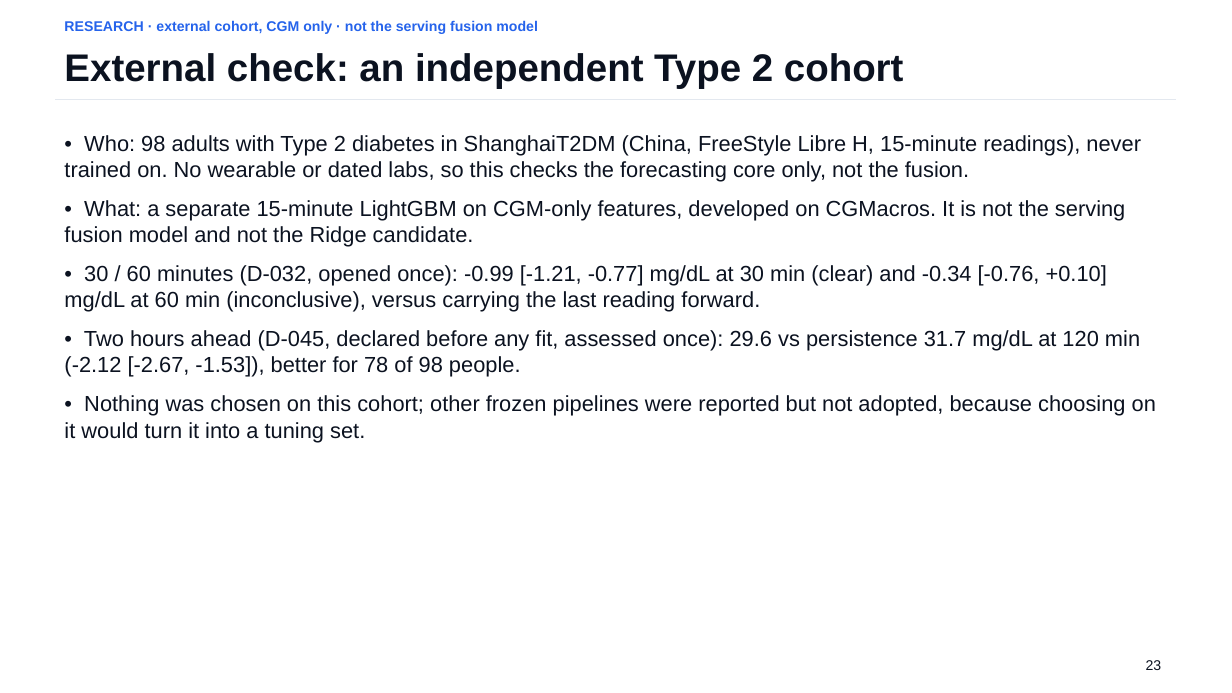
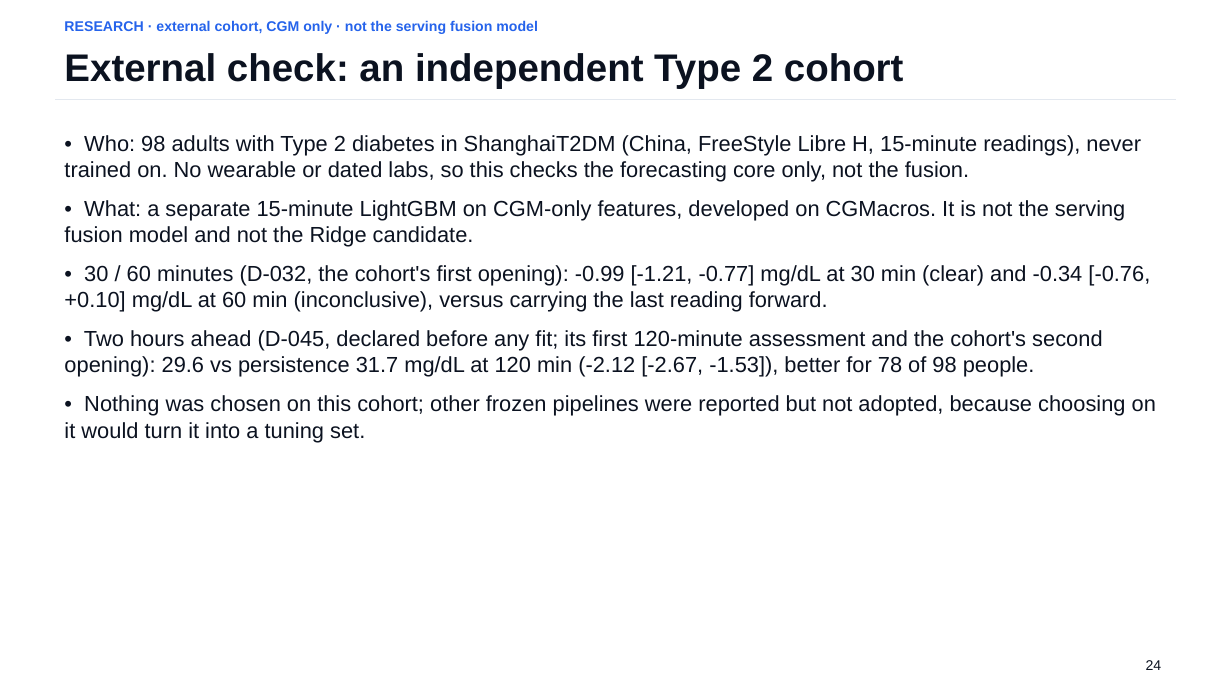
Before and after one commit to Avi36005/DigitalTwin-Challenge-Kryptonite, a slide deck: slide 24 of docs/submission/GlucoTwin_Presentation.pptx (slide 23 before the commit). Drawn at 1232x693 pixels with LibreOffice and Linux fonts; fonts in the diff are those of the drawing. Boxes give left, top, right and bottom in pixels: in the first picture for what was removed or moved away, otherwise in the second. Text is boxed around its words. In the diff, an @@ line names an element or a change of style, - is before the commit and + after.

Commit message:
submission: deck reads D-054 from its saved summary; Shanghai rows name the cohort's second opening; D-053 stays pending

```diff
--- a/docs/submission/GlucoTwin_Presentation.pptx
+++ b/docs/submission/GlucoTwin_Presentation.pptx
@@ text at (x1=64, y1=265, x2=1150, y2=377): text changed @@
-• 30 / 60 minutes (D-032, opened once): -0.99 [-1.21, -0.77] mg/dL at 30 min (clear) and -0.34 [-0.76, +0.10] mg/dL at 60 min (inconclusive), versus carrying the last reading forward.
-• Two hours ahead (D-045, declared before any fit, assessed once): 29.6 vs persistence 31.7 mg/dL at 120 min (-2.12 [-2.67, -1.53]), better for 78 of 98 people.
+• 30 / 60 minutes (D-032, the cohort's first opening): -0.99 [-1.21, -0.77] mg/dL at 30 min (clear) and -0.34 [-0.76, +0.10] mg/dL at 60 min (inconclusive), versus carrying the last reading forward.
+• Two hours ahead (D-045, declared before any fit; its first 120-minute assessment and the cohort's second opening): 29.6 vs persistence 31.7 mg/dL at 120 min (-2.12 [-2.67, -1.53]), better for 78 of 98 people.
@@ text at (x1=1146, y1=660, x2=1162, y2=670): text changed @@
-23
+24
```
Also in this commit, not shown: 6 other slides changed, 1 slide added, 3 other files.
